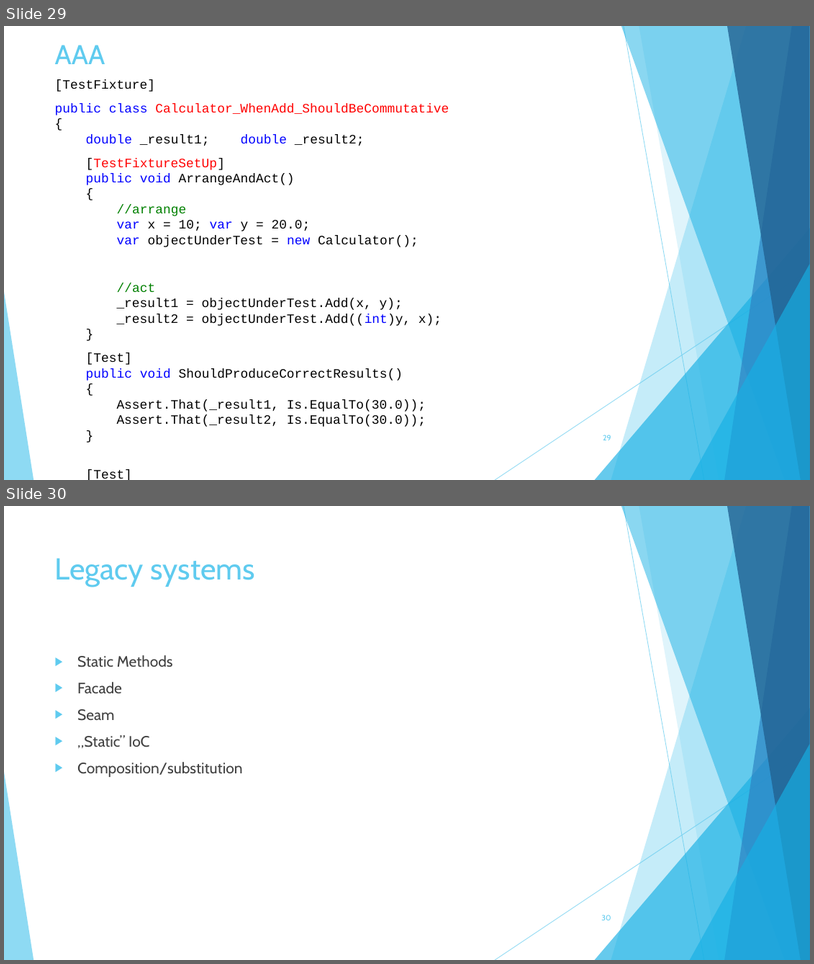
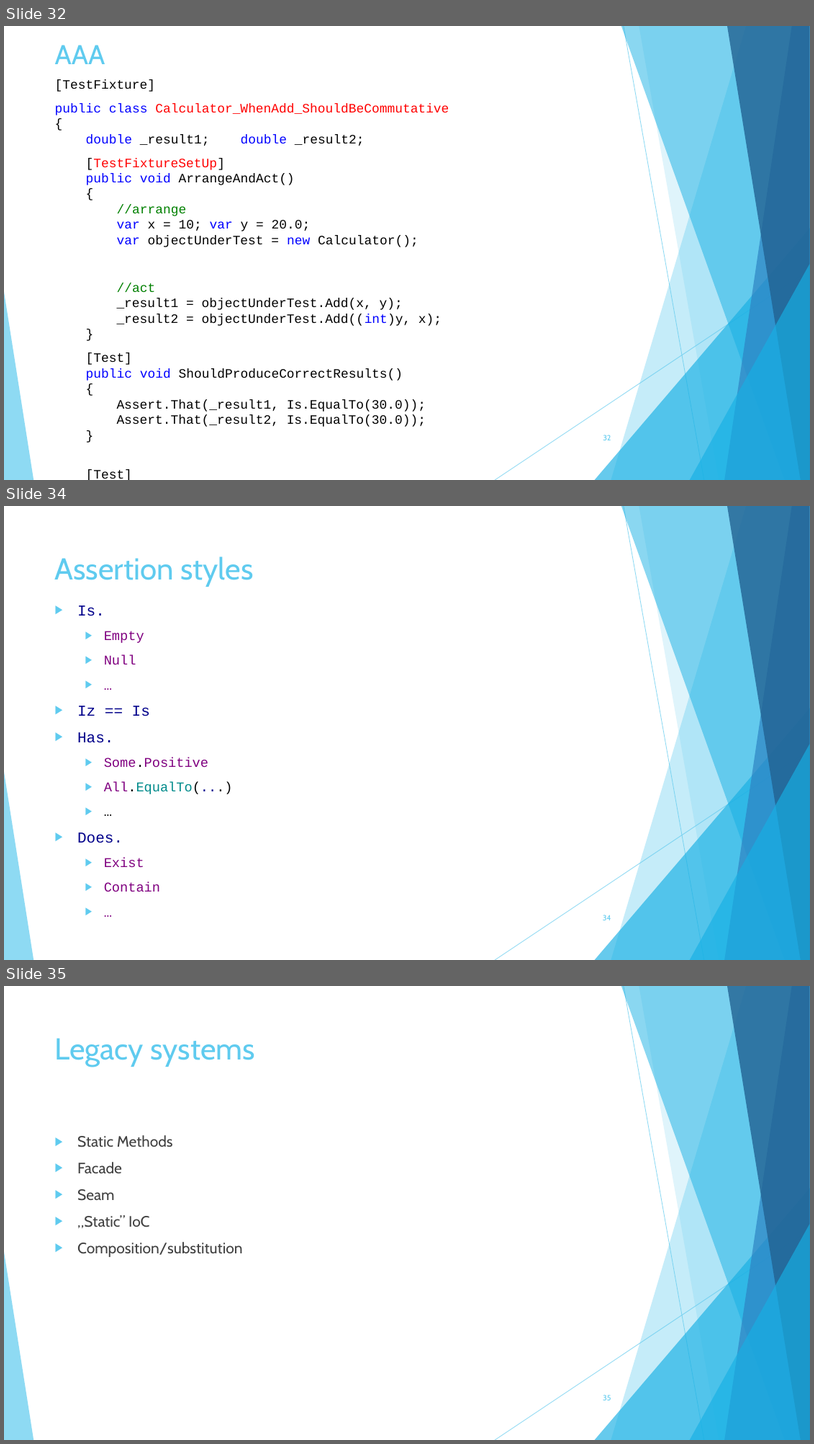
Before and after one commit to szubartm/TddAndBdd.Materials, a slide deck: TDD/Testing in TDD spirit.pptx. Shown one above the other, each under a label of ours: slides 29 and 30 before the commit, slides 32, 34 and 35 after it; the slides between them are not shown. The pictures are 814x964 and 814x1444 pixels, drawn with LibreOffice and Linux fonts; fonts in the diff are those of the drawing. Boxes give left, top, right and bottom in pixels: in the first picture for what was removed or moved away, otherwise in the second. Text is boxed around its words. In the diff, an @@ line names an element or a change of style, - is before the commit and + after.

```diff
--- a/TDD/Testing in TDD spirit.pptx
+++ b/TDD/Testing in TDD spirit.pptx
@@ slide 34 added at (4,506,810,960), background #FFFFFF; not listed: 10 template elements that a slide beside it also shows @@
@@ title added at (55,556,253,587), 36 pt, text #5FCBEF @@
+Assertion styles
@@ text added at (77,605,233,892), 16 pt, text #800080 @@
+▶ Is.
+  ▶ Empty
+  ▶ Null
+  ▶ …
+▶ Iz == Is
+▶ Has.
+  ▶ Some.Positive
+  ▶ All.EqualTo(...)
+  ▶ …
+▶ Does.
+  ▶ Exist
+  ▶ Contain
+  ▶ …
@@ page number added at (603,914,612,920), 9 pt, text #5FCBEF @@
+34
@@ what was slide 29 is now slide 32 @@
@@ page number at (603,434,611,440): text changed @@
-29
+32
@@ what was slide 30 is now slide 35 @@
@@ page number at (603,1394,611,1400): text changed @@
-30
+35
```
Also in this commit, not shown: 5 slides changed, 8 other slides added.
